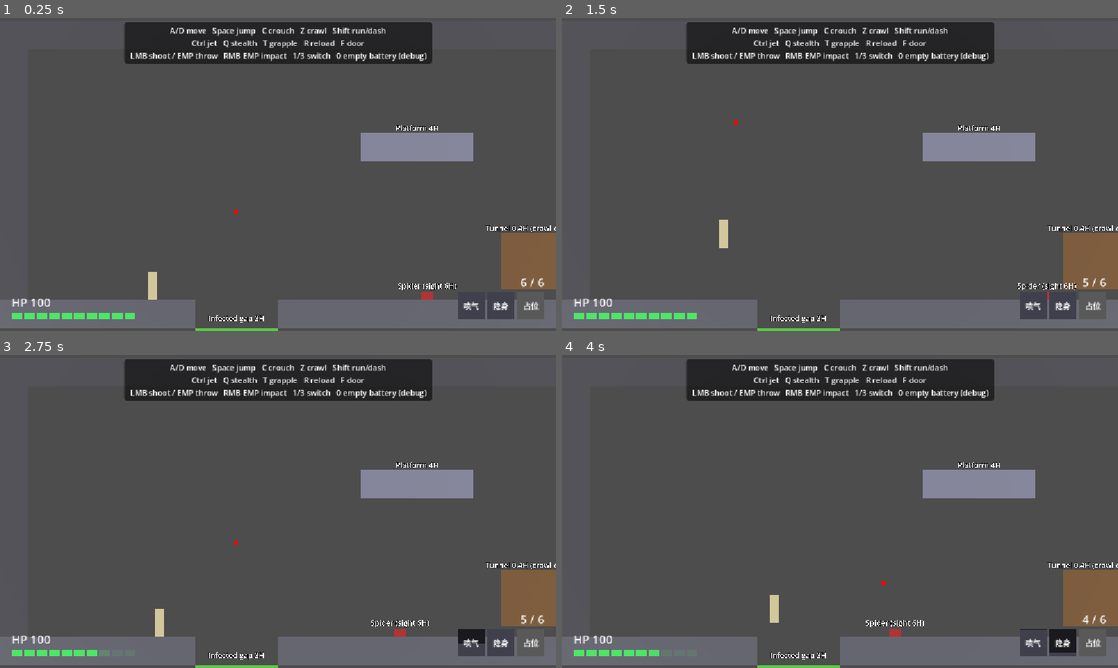
Above: before the commit, frames 1-4 (two rows, left to right).
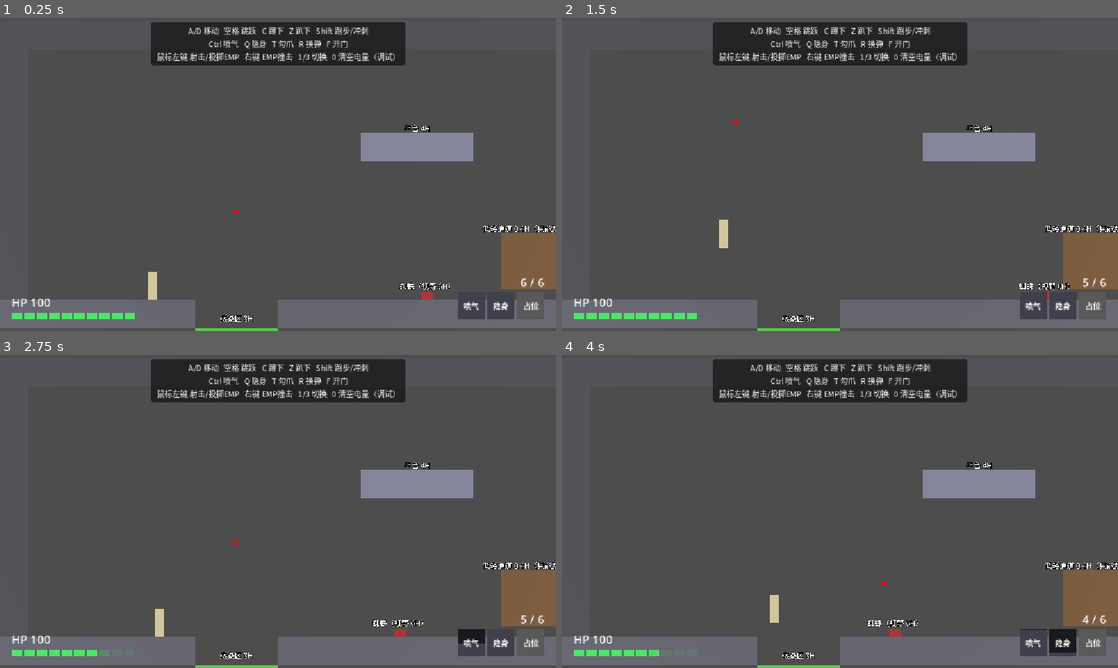
Above: after the commit, the same moments.

Repository: redleaf05812/yx01-prototype
Game: Godot game, scene res://scenes/room_01.tscn
Two runs of this game, one before a commit and one after it. Both use one fixed random seed, a clock stepped at 60 frames per second and the inputs below.
Inputs (mouse positions are in pixels of both pictures, inside the frame that each line leads up to):
- Up to frame 1 (0.25 s): no input
- Up to frame 2 (1.5 s): move the mouse to (962, 158) at 0.52 s; hold D (move_right) 0.53-1.28 s; hold C (crouch) 0.53-1.28 s; click (962, 158) at 0.67 s; tap Space (jump) at 0.77, 1.07 s; tap T (grapple) at 0.8, 1.35 s; move the mouse to (728, 190) at 1.27 s; hold A (move_left) from 1.28 s (still down)
- Up to frame 3 (2.75 s): tap Space (jump) at 1.52, 1.82 s; tap Ctrl (jet) at 1.55, 2.1 s; move the mouse to (333, 442) at 2.02 s; release A (move_left) at 2.03 s; hold D (move_right) from 2.03 s (still down); hold Shift (run) from 2.03 s (still down)
- Up to frame 4 (4 s): move the mouse to (812, 574) at 2.77 s; release Shift (run) at 2.78 s; tap Shift (run) at 2.85 s; click (812, 574) at 2.92 s; tap Space (jump) at 3.02, 3.32, 3.77, 3.8 s; tap Q (stealth) at 3.05, 3.6 s; move the mouse to (1006, 558) at 3.52 s; release D (move_right) at 3.53 s; hold A (move_left) from 3.53 s (still down)

The runs differ from the first frame. In frame 1, 3.9% of the frame differs, in the area x 22-100%, y 1-98%; in frame 2, 3.9%; in frame 3, 3.8%; in frame 4, 3.9%.

Commit message:
Chinese text: controls hint, block name labels, spider label; CJK system font (PingFang SC on macOS)

Diff:
--- a/scripts/game_config.gd
+++ b/scripts/game_config.gd
@@ -86,3 +86,12 @@
 # Godot 的 Camera3D.size 在正交模式下是视野的完整高度（不是半高）。
 # 11.25H = 20.25 m。宽度随 16:9 自动为 36 m = 20H。
 var camera_ortho_height := 20.25
+
+
+# ---- 中文字体 ----
+# Godot 默认字体不含中文，会显示成方块。这里取系统自带的中文字体（macOS 为 PingFang SC）。
+var cjk_font: SystemFont
+
+func _init() -> void:
+	cjk_font = SystemFont.new()
+	cjk_font.font_names = PackedStringArray(["PingFang SC", "Hiragino Sans GB", "Microsoft YaHei", "SimHei", "Noto Sans CJK SC", "Noto Sans SC"])
--- a/scripts/hud.gd
+++ b/scripts/hud.gd
@@ -36,7 +36,8 @@
 	hint_style.content_margin_bottom = 6
 	hint_panel.add_theme_stylebox_override("panel", hint_style)
 	var hint := Label.new()
-	hint.text = "A/D move   Space jump   C crouch   Z crawl   Shift run/dash\nCtrl jet   Q stealth   T grapple   R reload   F door\nLMB shoot / EMP throw   RMB EMP impact   1/3 switch   0 empty battery (debug)"
+	hint.text = "A/D 移动   空格 跳跃   C 蹲下   Z 趴下   Shift 跑步/冲刺\nCtrl 喷气   Q 隐身   T 勾爪   R 换弹   F 开门\n鼠标左键 射击/投掷EMP   右键 EMP撞击   1/3 切换   0 清空电量（调试）"
+	hint.add_theme_font_override("font", Config.cjk_font)
 	hint.add_theme_font_size_override("font_size", 16)
 	hint.horizontal_alignment = HORIZONTAL_ALIGNMENT_CENTER
 	hint.mouse_filter = Control.MOUSE_FILTER_IGNORE
--- a/scripts/room_builder.gd
+++ b/scripts/room_builder.gd
@@ -16,11 +16,11 @@
 
 # 方块上的名字标签（英文，默认字体可直接显示）
 const LABEL_TEXT := {
-	"Platform": "Platform 4H",
-	"Barrier": "Barrier 3H",
-	"TunnelRoof": "Tunnel 0.4H (crawl only)",
-	"InfectedGapMarker": "Infected gap 3H",
-	"InfectedDoor": "Door || 2H (EMP to clear)",
+	"Platform": "平台 4H",
+	"Barrier": "阻拦点 3H",
+	"TunnelRoof": "低矮通道 0.4H（只能趴下）",
+	"InfectedGapMarker": "感染区 3H",
+	"InfectedDoor": "侵蚀的门 2H（需 EMP 清除）",
 }
 
 const COLOR_WALL := Color(0.35, 0.35, 0.38)
@@ -186,6 +186,7 @@
 func _name_label(pos: Vector3, text: String) -> void:
 	var l := Label3D.new()
 	l.text = text
+	l.font = Config.cjk_font
 	l.font_size = 48
 	l.pixel_size = 0.01
 	l.outline_size = 8
--- a/scripts/spider.gd
+++ b/scripts/spider.gd
@@ -48,7 +48,8 @@
 	_player = get_tree().get_first_node_in_group("player")
 	add_to_group("spider")
 	var label := Label3D.new()
-	label.text = "Spider (sight 6H)"
+	label.text = "蜘蛛（视野 6H）"
+	label.font = Config.cjk_font
 	label.font_size = 48
 	label.pixel_size = 0.01
 	label.outline_size = 8
